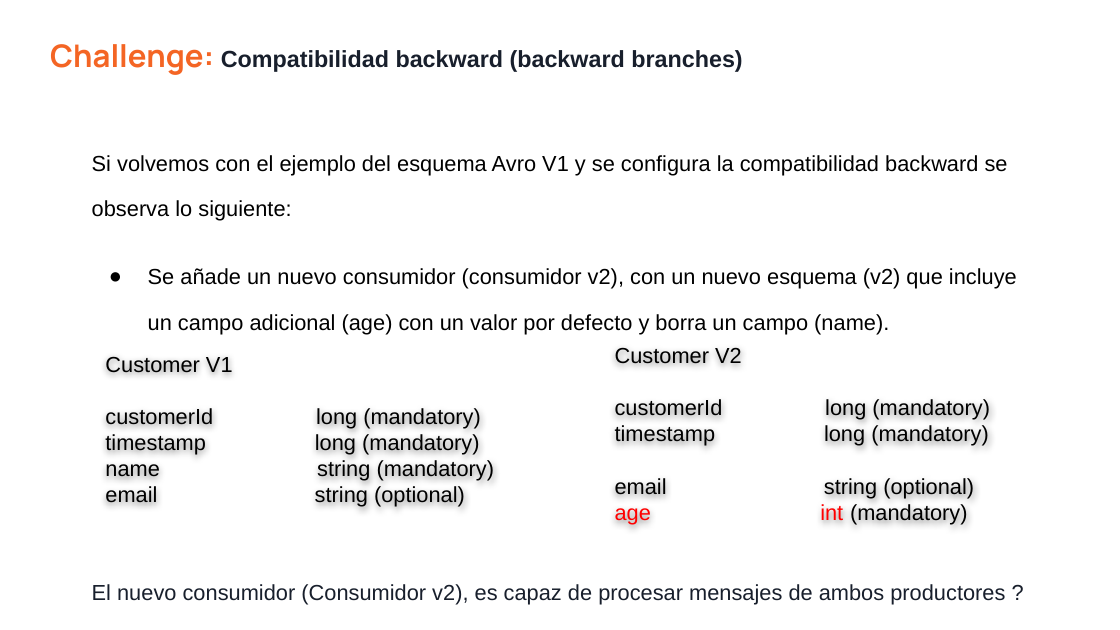
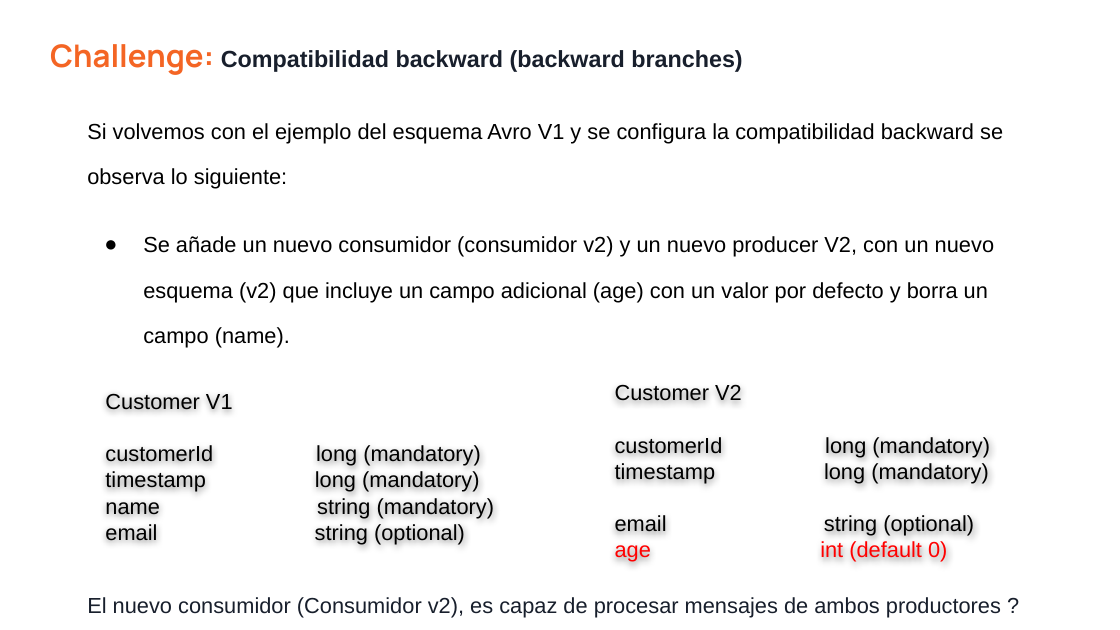
Before and after one commit to vass-engineering/102-spring-kafka-registry, a slide deck: slide 30 of docs/Kafka-GobernanzaDeEsquema.pptx. Drawn at 1120x630 pixels with LibreOffice and Linux fonts; fonts in the diff are those of the drawing. Boxes give left, top, right and bottom in pixels: in the first picture for what was removed or moved away, otherwise in the second. Text is boxed around its words. In the diff, an @@ line names an element or a change of style, - is before the commit and + after.

Commit message:
update slides

```diff
--- a/docs/Kafka-GobernanzaDeEsquema.pptx
+++ b/docs/Kafka-GobernanzaDeEsquema.pptx
@@ text "Si volvemos con el ejemplo ...": place and size @@
-text "Si volvemos con el ejemplo ..." at [92, 155, 1017, 604]
+text "Si volvemos con el ejemplo ..." at [87, 123, 1003, 618]
@@ text at [143, 236, 994, 348]: text changed @@
-● Se añade un nuevo consumidor (consumidor v2), con un nuevo esquema (v2) que incluye un campo adicional (age) con un valor por defecto y borra un campo (name).
+● Se añade un nuevo consumidor (consumidor v2) y un nuevo producer V2, con un nuevo esquema (v2) que incluye un campo adicional (age) con un valor por defecto y borra un campo (name).
@@ text "Customer V1": place and size @@
-text "Customer V1" at [105, 357, 495, 507]
+text "Customer V1" at [105, 394, 495, 544]
@@ text "Customer V2": place and size @@
-text "Customer V2" at [615, 348, 990, 525]
+text "Customer V2" at [615, 385, 990, 562]
@@ text at [820, 541, 947, 562]: text changed; text colour #000000 to #FF0000 @@
-age int (mandatory)
+age int (default 0)
```
Also in this commit, not shown: 1 other slide changed.
